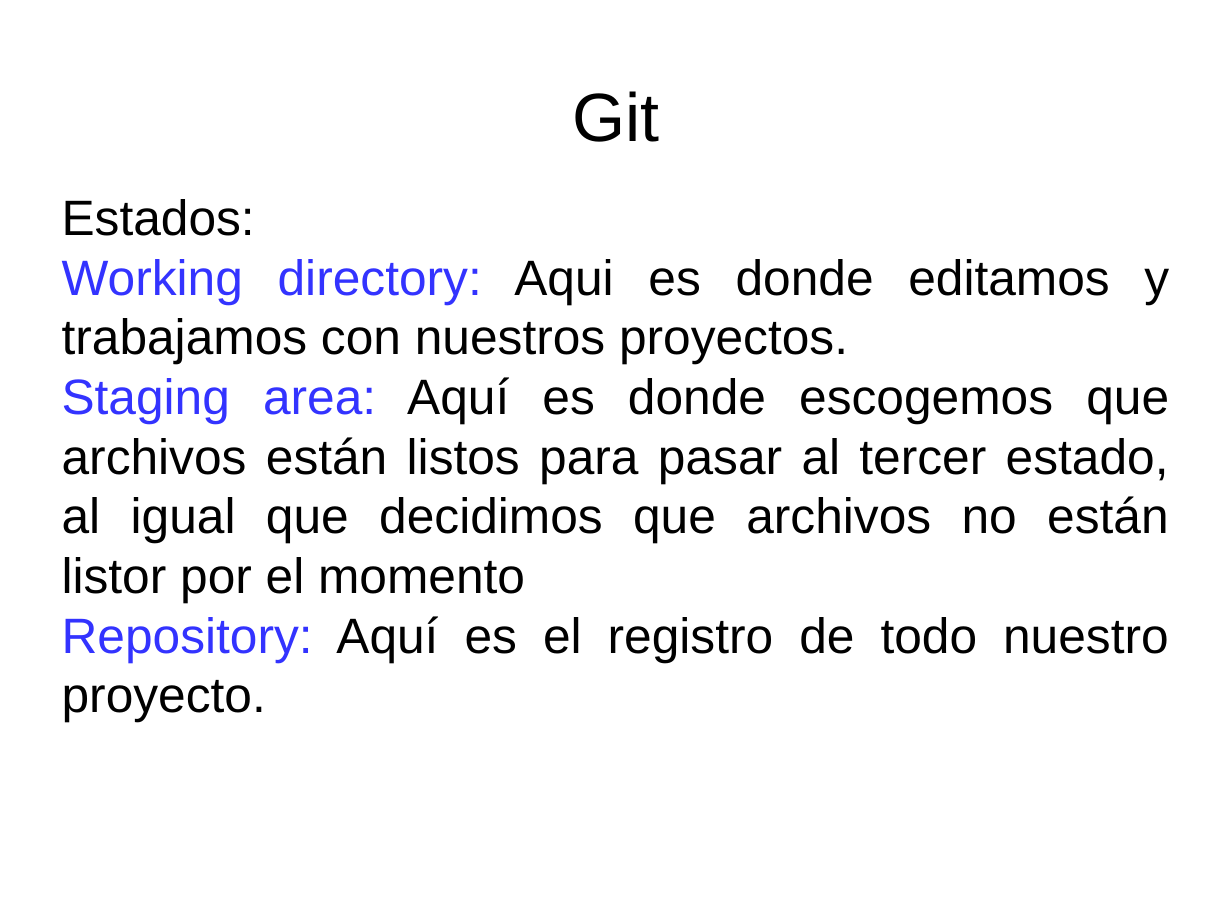
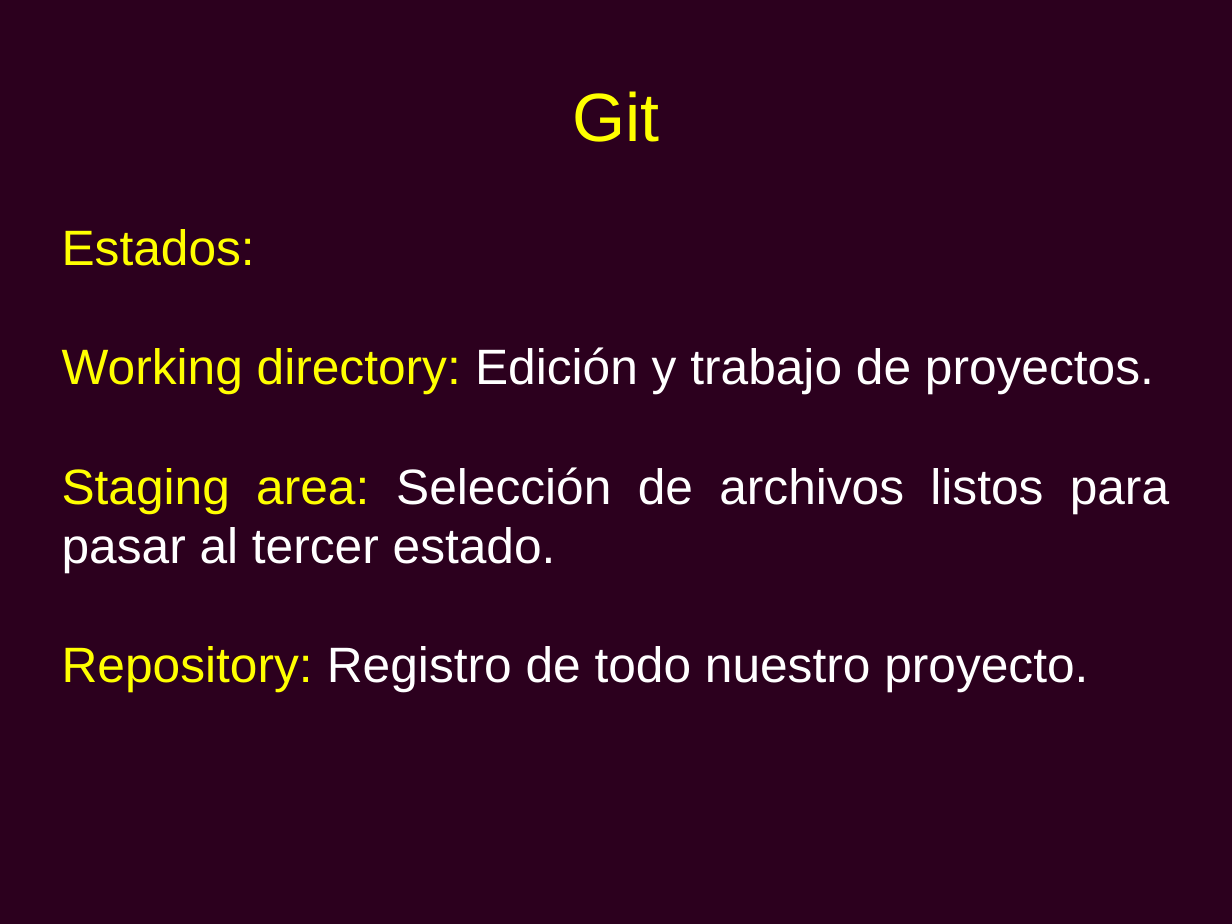
Before and after one commit to fmengoni/cursogit, a slide deck: slide 1 of Presentación git.odp. Drawn at 1232x924 pixels with LibreOffice and Linux fonts; fonts in the diff are those of the drawing. Boxes give left, top, right and bottom in pixels: in the first picture for what was removed or moved away, otherwise in the second. Text is boxed around its words. In the diff, an @@ line names an element or a change of style, - is before the commit and + after.

```diff
--- a/Presentación git.odp
+++ b/Presentación git.odp
@@ background #FFFFFF to #2C001E @@
@@ title "Git" at bbox=[572, 91, 659, 142]: text colour #000000 to #FFFF00 @@
@@ text at bbox=[62, 229, 255, 266]: text colour #000000 to #FFFF00 in "Estados:" @@
@@ text at bbox=[62, 347, 1169, 692]: text changed; text colour #000000 to #FFFFFF @@
-Working directory: Aqui es donde editamos y trabajamos con nuestros proyectos.
-Staging area: Aquí es donde escogemos que archivos están listos para pasar al tercer estado, al igual que decidimos que archivos no están listor por el momento
-Repository: Aquí es el registro de todo nuestro proyecto.
+Working directory: Edición y trabajo de proyectos.
+Staging area: Selección de archivos listos para pasar al tercer estado.
+Repository: Registro de todo nuestro proyecto.
```
Also in this commit, not shown: 7 other slides changed.
